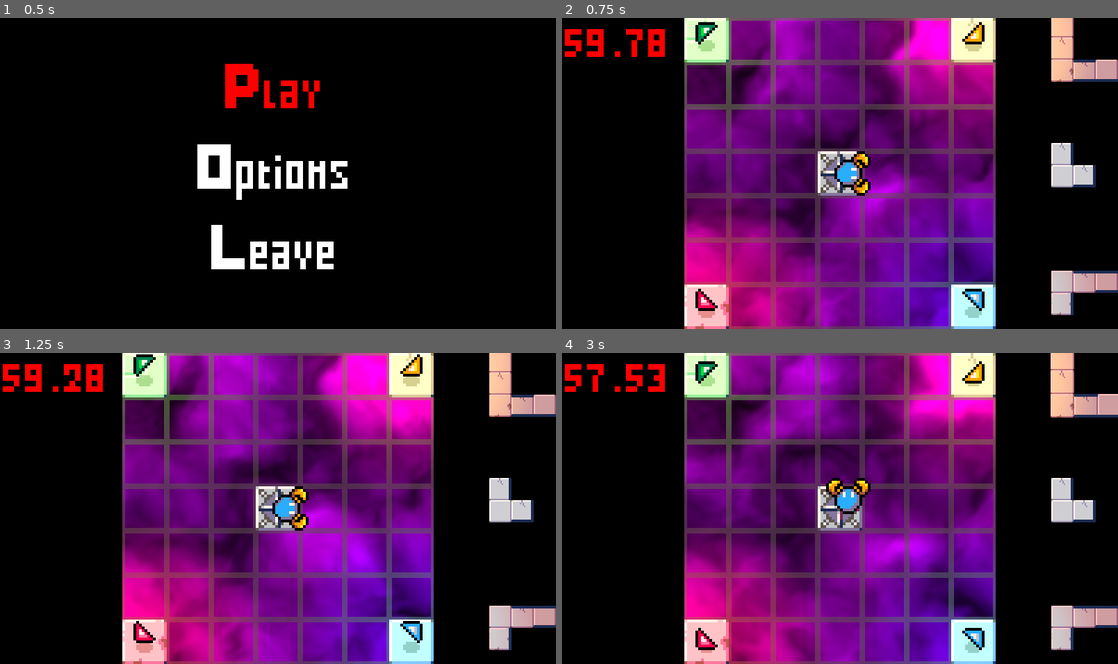
Above: before the commit, frames 1-4 (two rows, left to right).
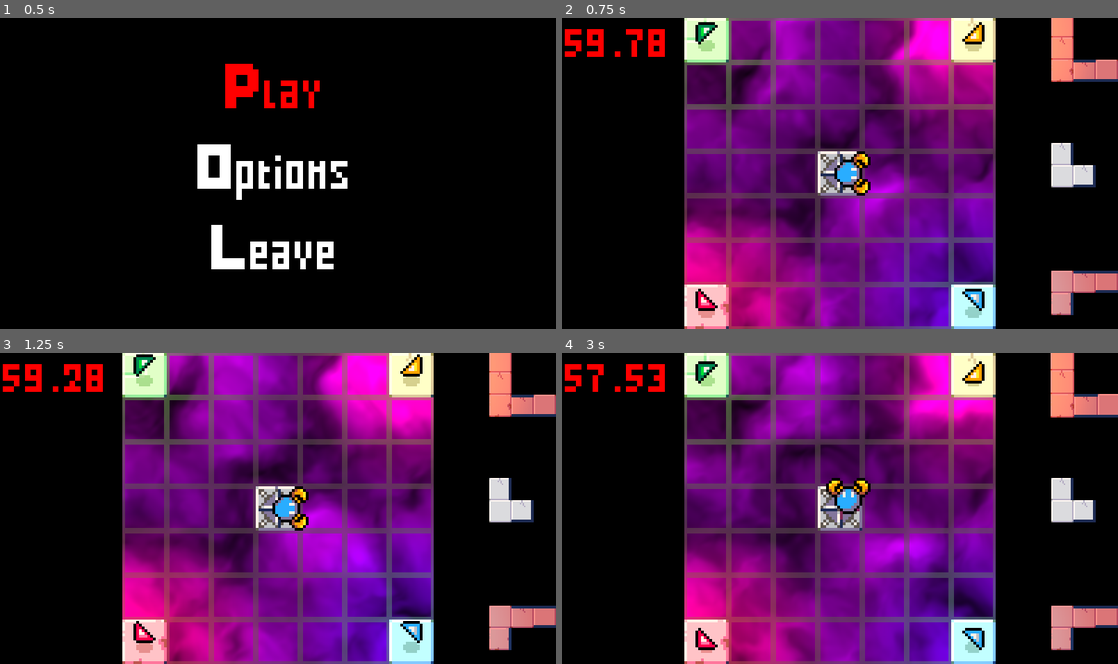
Above: after the commit, the same moments.

Repository: MrBSmith/Global2020
Game: Godot game, scene res://Scenes/GUI/Menus/ScreenTitle/ScreenTitle.tscn
The game is run twice, just before and just after one commit, with the same random seed, the same clock (stepped at 60 frames per second) and the same inputs.
Inputs (mouse positions are in pixels of both pictures, inside the frame that each line leads up to):
- Up to frame 1 (0.5 s): no input
- Up to frame 2 (0.75 s): tap Enter (ui_accept) at 0.5 s; move the mouse to (962, 157) at 0.52 s; hold Right (ui_right) from 0.53 s (still down); click (962, 157) at 0.6 s
- Up to frame 3 (1.25 s): keep holding Right (ui_right); tap Enter (ui_accept) at 0.77 s
- Up to frame 4 (3 s): move the mouse to (1062, 405) at 1.27 s; release Right (ui_right) at 1.28 s; hold Down (ui_down) 1.28-2.03 s; tap E (rotate_card_anti_clock) at 1.35 s; tap Enter (ui_accept) at 1.52 s; move the mouse to (1062, 384) at 2.02 s; hold Right (ui_right) 2.03-2.78 s; tap A (rotate_card_clock) at 2.1 s; move the mouse to (1062, 362) at 2.77 s; hold Up (ui_up) from 2.78 s (still down); click (1062, 362) at 2.85 s

Frame 1 is identical in both runs. In frame 2, 2.3% of the frame differs, in the area x 88-100%, y 0-96%; in frame 3, 2.3%; in frame 4, 2.4%, in the area x 87-100%, y 0-96%.

Commit message:
Tiles color more intense, and collactable under the player when droped

Diff:
--- a/Scenes/Cards/Script/Tile.gd
+++ b/Scenes/Cards/Script/Tile.gd
@@ -11,9 +11,9 @@
 var overlap : bool = false
 var outside : bool = false
 
-const blue = Color(0, 0, 1, 0.2)
-const red = Color(1, 0, 0, 0.2)
-const grey = Color(1, 1, 1, 0.2)
+const blue = Color(0, 0, 1, 0.4)
+const red = Color(1, 0, 0, 0.4)
+const grey = Color(1, 1, 1, 0.4)
 const white = Color(1, 1, 1, 1)
 
 var current_color : Color = white setget set_color
--- a/Scenes/Collactables/Scenes/Collactable.tscn
+++ b/Scenes/Collactables/Scenes/Collactable.tscn
@@ -15,7 +15,7 @@
 shader_param/color = Color( 0, 0, 0, 1 )
 
 [sub_resource type="CircleShape2D" id=2]
-radius = 5.0
+radius = 3.0
 
 [sub_resource type="Animation" id=3]
 length = 4.0
--- a/Scenes/Collactables/Scripts/Droped.gd
+++ b/Scenes/Collactables/Scripts/Droped.gd
@@ -13,3 +13,4 @@
 
 	# Reset the offset to zero
 	sprite_node.set_offset(Vector2.ZERO)
+	sprite_node.set_z_index(1)
